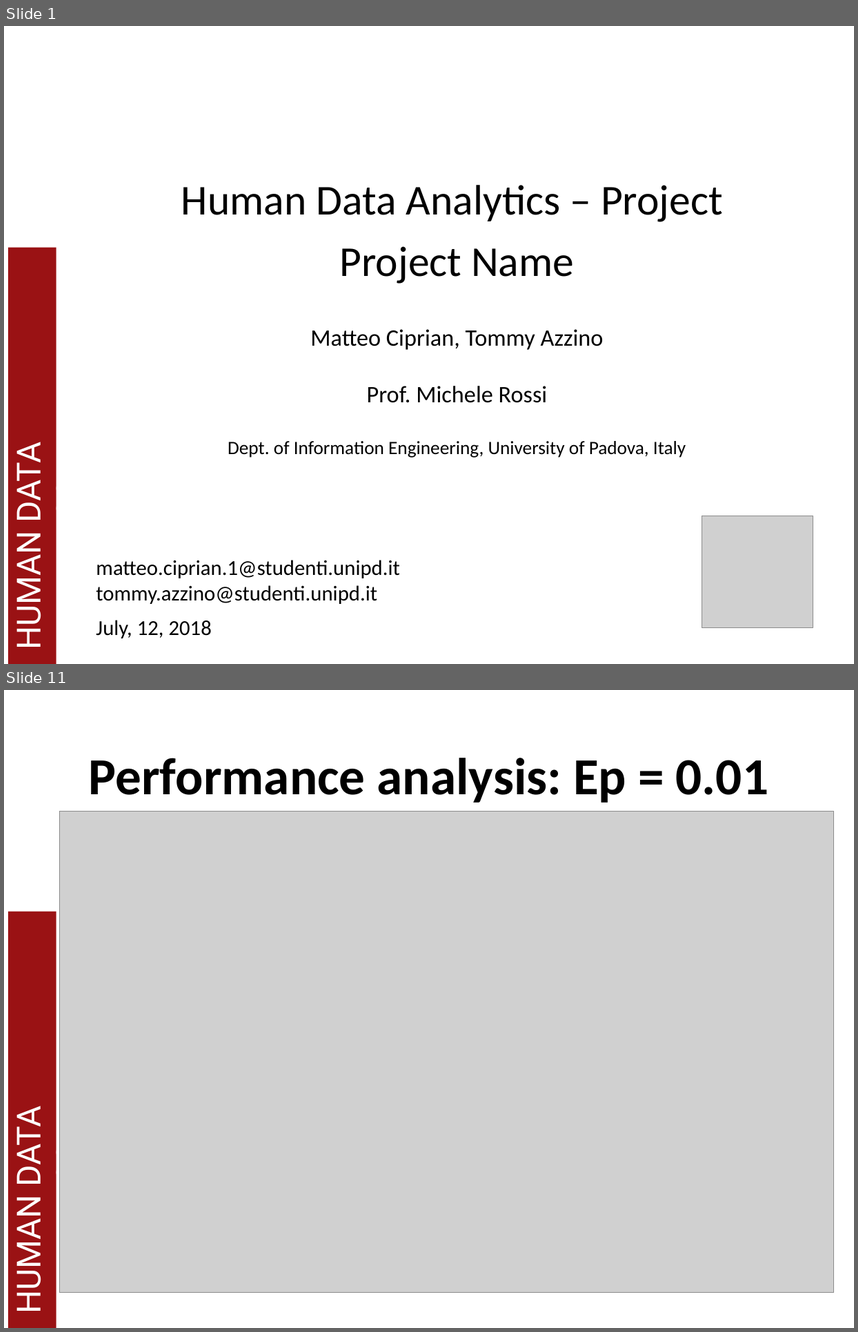
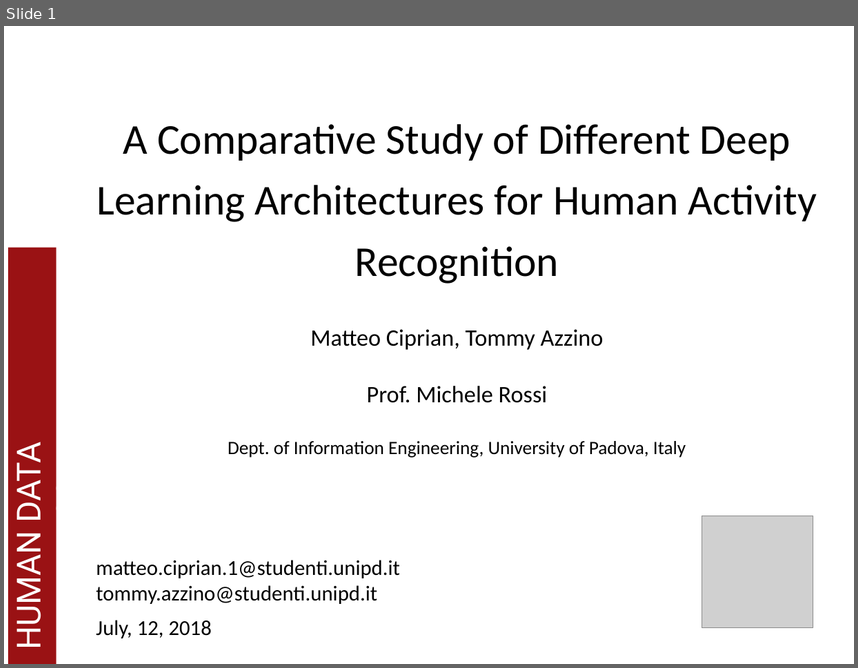
Before and after one commit to MatCip/HDA_project, a slide deck: slides_hda_project.pptx. Shown one above the other, each under a label of ours: slides 1 and 11 before the commit, slide 1 after it; the slides between them are not shown. The pictures are 858x1332 and 858x668 pixels, drawn with LibreOffice and Linux fonts; fonts in the diff are those of the drawing; grey boxes stand for pictures; background and template pictures are left out. Boxes give left, top, right and bottom in pixels: in the first picture for what was removed or moved away, otherwise in the second. Text is boxed around its words. In the diff, an @@ line names an element or a change of style, - is before the commit and + after.

```diff
--- a/slides_hda_project.pptx
+++ b/slides_hda_project.pptx
@@ slide 11 removed at [4, 690, 854, 1328], background #FFFFFF; not listed: 2 template elements that a slide beside it also shows @@
@@ title removed at [88, 758, 769, 802] @@
-Performance analysis: Ep = 0.01
@@ picture removed at [59, 811, 833, 1292] @@
@@ slide 1 changed as well @@
@@ title at [96, 124, 817, 283]: text changed @@
-Human Data Analytics – Project
-Project Name
+A Comparative Study of Different Deep Learning Architectures for Human Activity Recognition
```
Also in this commit, not shown: 2 other slides changed, 15 slides added, 11 other slides removed, 2 other files.
